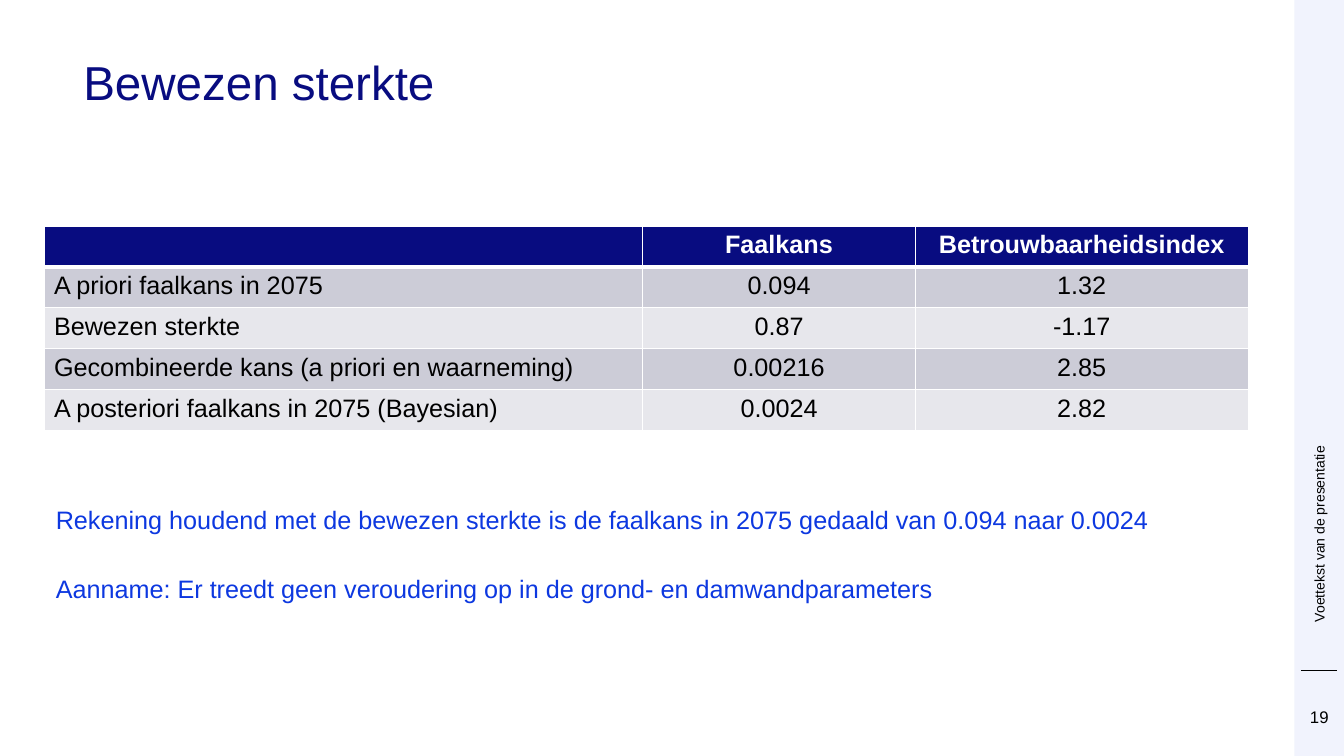
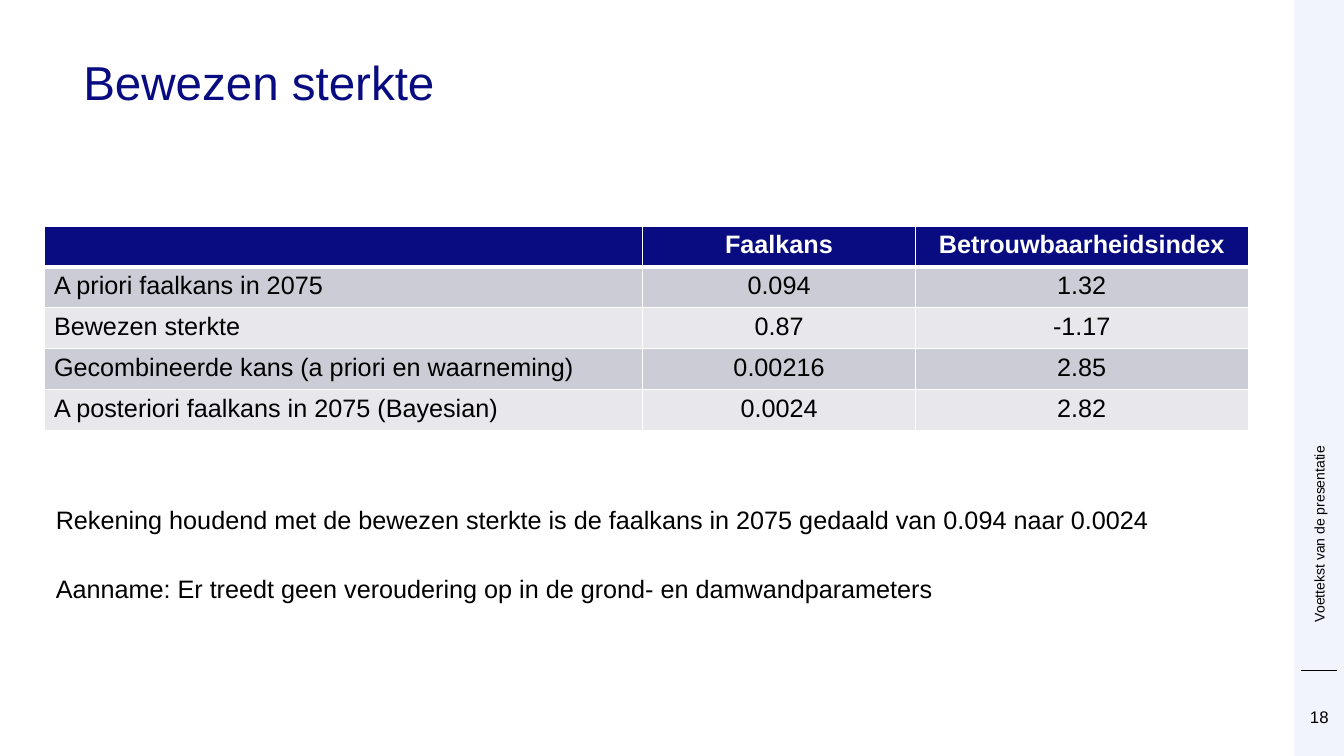
Before and after one commit to Deltares/ProbabilisticLibrary, a slide deck: slide 18 of sources/Deltares.Probabilistic.PWrapper.Examples/kratos/Prob Kratos DSD.pptx (slide 19 before the commit). Drawn at 1344x756 pixels with LibreOffice and Linux fonts; fonts in the diff are those of the drawing; background and template pictures are left out. Boxes give left, top, right and bottom in pixels: in the first picture for what was removed or moved away, otherwise in the second. Text is boxed around its words. In the diff, an @@ line names an element or a change of style, - is before the commit and + after.

```diff
--- a/sources/Deltares.Probabilistic.PWrapper.Examples/kratos/Prob Kratos DSD.pptx
+++ b/sources/Deltares.Probabilistic.PWrapper.Examples/kratos/Prob Kratos DSD.pptx
@@ text "Rekening houdend met de bewezen ..." at <box>56,510,1148,535</box>: text colour #0D38E0 to #000000 @@
@@ text "Aanname: Er treedt geen veroudering ..." at <box>56,579,933,604</box>: text colour #0D38E0 to #000000 @@
@@ page number at <box>1310,711,1329,723</box>: text changed @@
-19
+18
```
Also in this commit, not shown: 10 other slides changed, 1 slide removed.
